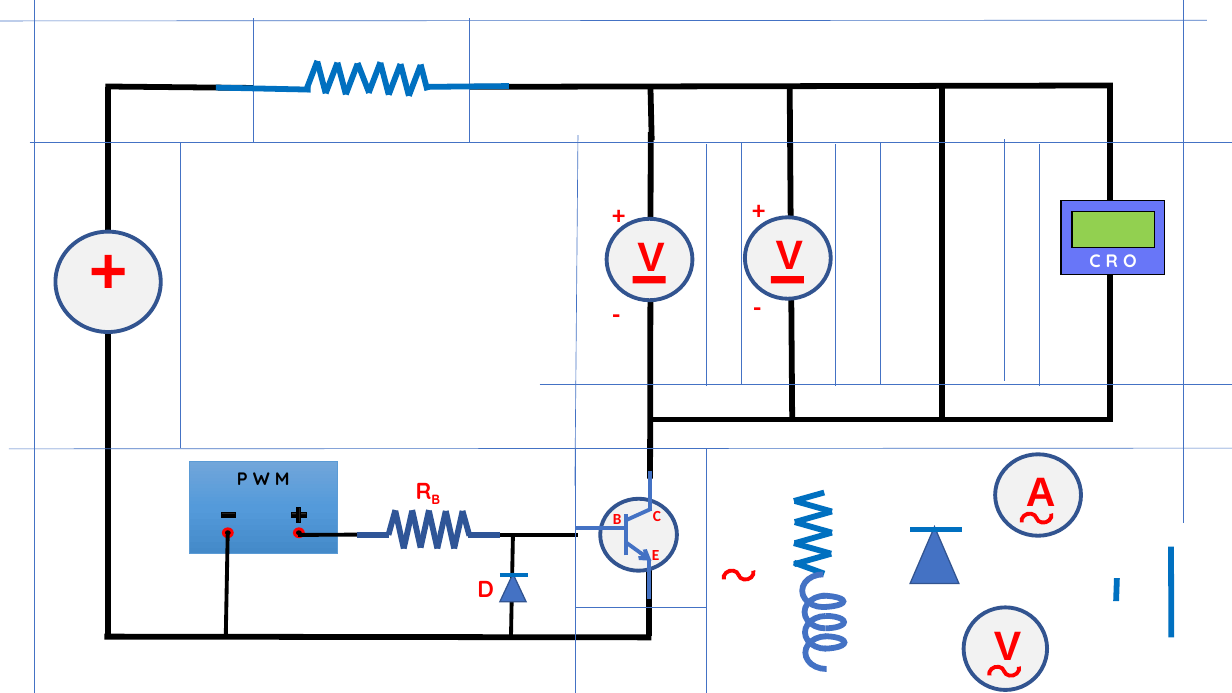
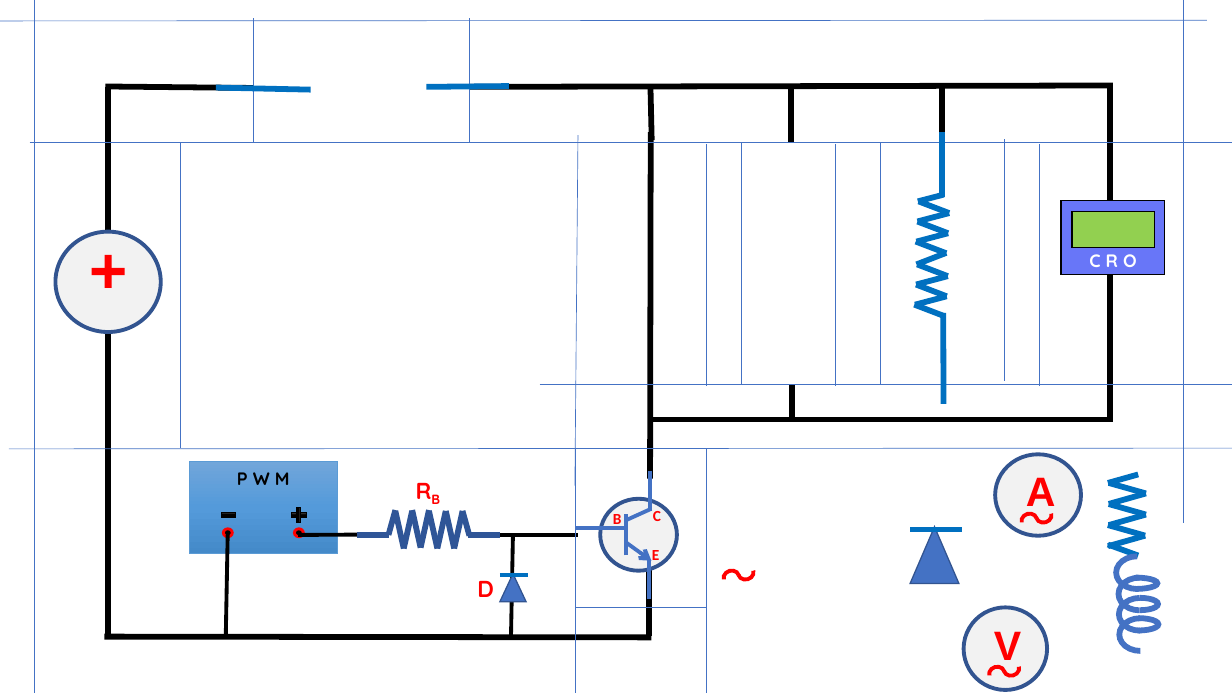
Before and after one commit to suriyamu1/PowerElectronicsLab, a slide deck: slide 1 of Assets/Powerpoints/DC Chopper.pptx. Drawn at 1232x693 pixels with LibreOffice and Linux fonts; fonts in the diff are those of the drawing. Boxes give left, top, right and bottom in pixels: in the first picture for what was removed or moved away, otherwise in the second. Text is boxed around its words. In the diff, an @@ line names an element or a change of style, - is before the commit and + after.

```diff
--- a/Assets/Powerpoints/DC Chopper.pptx
+++ b/Assets/Powerpoints/DC Chopper.pptx
@@ line added from (791, 87) to (791, 142), #000000 4.5 pt @@
@@ line moved from (943, 87) - (943, 420) to (943, 87) - (943, 142) @@
@@ line moved from (1117, 579) - (1116, 602) to (942, 132) - (942, 198) @@
@@ text removed at (x1=604, y1=194, x2=631, y2=235) @@
-+
@@ text removed at (x1=744, y1=189, x2=772, y2=230) @@
-+
@@ line moved from (428, 91) - (421, 65) to (944, 195) - (918, 201) @@
@@ line moved from (409, 96) - (421, 66) to (949, 213) - (919, 201) @@
@@ ellipse removed at (x1=607, y1=219, x2=693, y2=300) @@
@@ ellipse removed at (x1=745, y1=217, x2=831, y2=299) @@
@@ line moved from (389, 94) - (381, 63) to (948, 233) - (917, 241) @@
@@ line moved from (389, 94) - (400, 64) to (948, 233) - (918, 222) @@
@@ line moved from (409, 96) - (401, 64) to (949, 213) - (918, 222) @@
@@ text removed at (x1=637, y1=242, x2=664, y2=279) @@
-V
@@ text removed at (x1=776, y1=240, x2=803, y2=278) @@
-V
@@ line moved from (369, 93) - (381, 62) to (946, 253) - (916, 241) @@
@@ line moved from (370, 93) - (358, 63) to (946, 253) - (917, 264) @@
@@ line moved from (346, 94) - (358, 64) to (948, 276) - (918, 264) @@
@@ text removed at (x1=604, y1=293, x2=631, y2=334) @@
--
@@ rectangle removed at (x1=633, y1=276, x2=666, y2=284) @@
@@ text removed at (x1=745, y1=287, x2=773, y2=327) @@
--
@@ rectangle removed at (x1=771, y1=276, x2=804, y2=284) @@
@@ line moved from (325, 93) - (317, 62) to (947, 297) - (915, 305) @@
@@ line moved from (325, 93) - (337, 63) to (947, 297) - (916, 285) @@
@@ line moved from (346, 94) - (337, 63) to (948, 276) - (916, 285) @@
@@ line moved from (306, 91) - (318, 61) to (945, 316) - (915, 305) @@
@@ line moved from (1171, 547) - (1172, 638) to (944, 313) - (944, 404) @@
@@ line moved from (790, 87) - (792, 419) to (792, 384) - (792, 419) @@
@@ line moved from (832, 532) - (795, 522) to (1146, 515) - (1109, 505) @@
@@ 7 arc (boxed as its full ellipse)s, 6 lines moved together from (x1=794, y1=493, x2=848, y2=669) to (x1=1108, y1=474, x2=1161, y2=651) @@
@@ line moved from (832, 532) - (795, 543) to (1146, 515) - (1109, 525) @@
```
Also in this commit, not shown: 3 other files.
